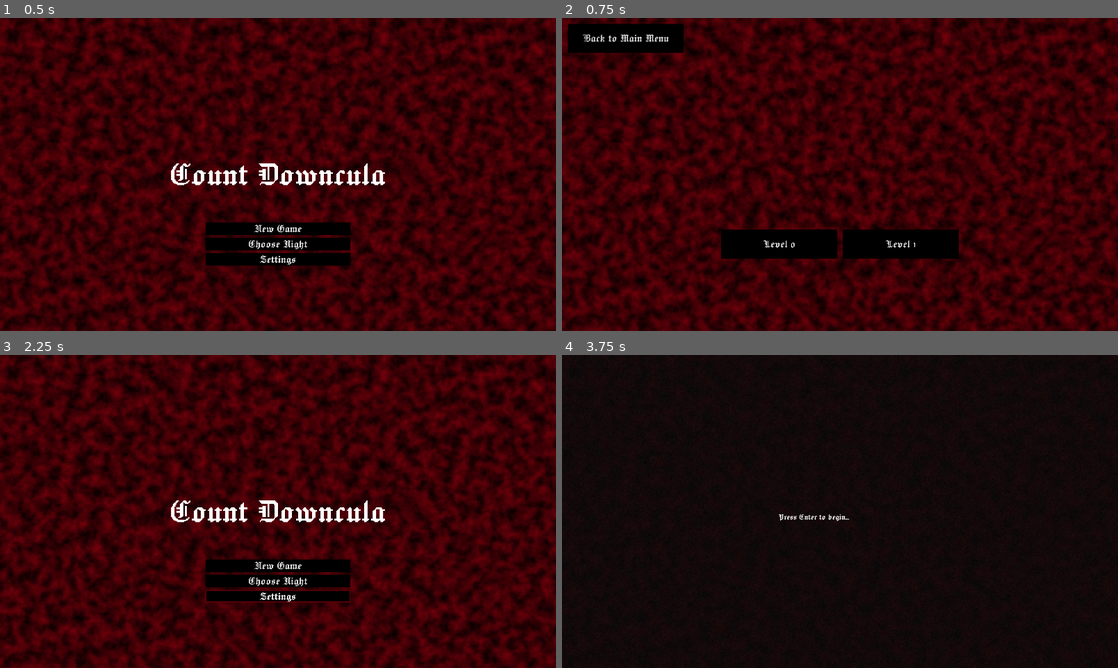
Above: before the commit, frames 1-4 (two rows, left to right).
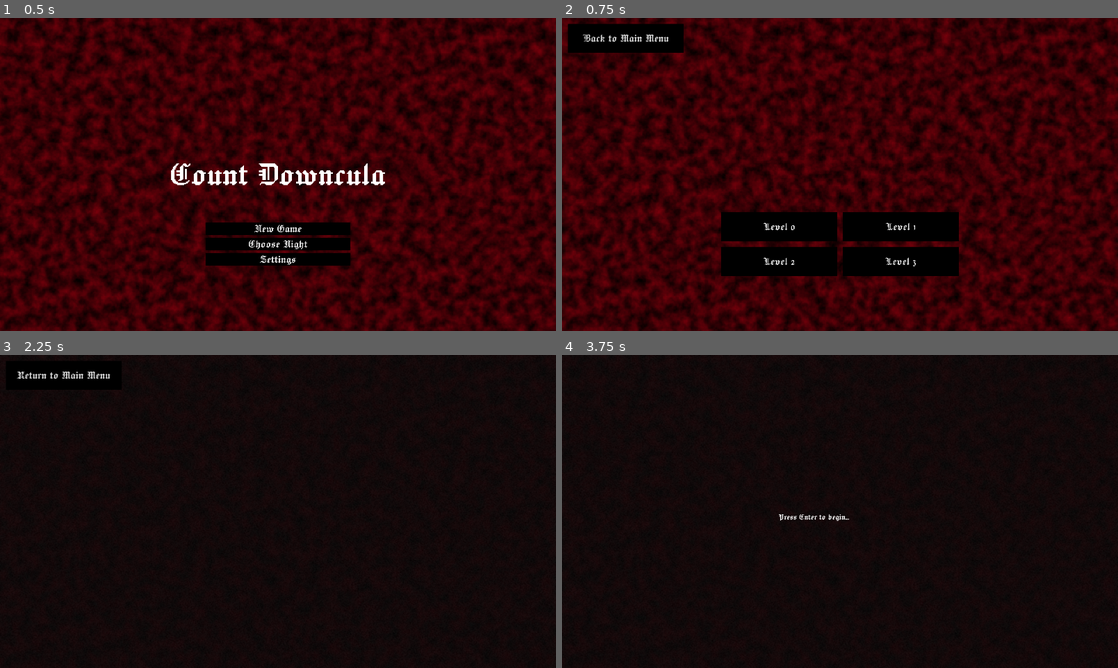
Above: after the commit, the same moments.

Repository: Agecaf/gmtk26-jamgame
Game: Godot game, scene res://main.tscn
The game is run twice, just before and just after one commit, with the same random seed, the same clock (stepped at 60 frames per second) and the same inputs.
Inputs (mouse positions are in pixels of both pictures, inside the frame that each line leads up to):
- Up to frame 1 (0.5 s): no input
- Up to frame 2 (0.75 s): click "Choose Night" at 0.5 s
- Up to frame 3 (2.25 s): click "Back to Main Menu" at 1.25 s; click "Settings" at 2 s
- Up to frame 4 (3.75 s): click (623, 373) at 2.75 s, where only the run after the commit has a clickable "Return to Main Menu"; click "New Game" at 3.5 s

Frame 1 is identical in both runs. In frame 2, 5.2% of the frame differs, in the area x 28-72%, y 62-83%; in frame 3, 82%, in the area x 0-100%, y 0-100%; in frame 4, less than 0.1%.

Commit message:
Settings Menu basics

Diff:
--- a/main.tscn
+++ b/main.tscn
@@ -5,6 +5,8 @@
 [ext_resource type="PackedScene" uid="uid://cgqp5q7pdwn8e" path="res://menu/menu.tscn" id="1_ig7tw"]
 [ext_resource type="PackedScene" uid="uid://ch1tr2so418f1" path="res://test/agecaf/test_level/agecaf_test_level.tscn" id="2_lquwl"]
 [ext_resource type="PackedScene" uid="uid://nig00vxjj215" path="res://test/agecaf/test_level/agecaf_test_level_2.tscn" id="3_7mycd"]
+[ext_resource type="PackedScene" uid="uid://dhtswkp275r17" path="res://test/parrot/parrot_test_level.tscn" id="4_5vw27"]
+[ext_resource type="PackedScene" uid="uid://dpswi3ihio6ui" path="res://test/zerok/zerok_test_level.tscn" id="5_kek77"]
 [ext_resource type="Theme" uid="uid://cyj05vdf0ga8u" path="res://assets/other/theme/game_theme.tres" id="6_7mycd"]
 
 [sub_resource type="Gradient" id="Gradient_5pj6p"]
@@ -48,7 +50,7 @@
 
 [node name="GameContainer" type="Node2D" parent="GameLayer" unique_id=1757171418]
 script = ExtResource("1_h2yge")
-levels = Array[PackedScene]([ExtResource("2_lquwl"), ExtResource("3_7mycd")])
+levels = Array[PackedScene]([ExtResource("2_lquwl"), ExtResource("3_7mycd"), ExtResource("4_5vw27"), ExtResource("5_kek77")])
 
 [node name="FrontLayer" type="CanvasLayer" parent="." unique_id=2097345781]
 
--- a/menu/black_frame.gd
+++ b/menu/black_frame.gd
@@ -1,6 +1,6 @@
 class_name BlackFrame extends Sprite2D
 
-var menus_with_black_frame: Array[StringName] = [&"PreLevelMenu", &"PauseMenu"]
+var menus_with_black_frame: Array[StringName] = [&"PreLevelMenu", &"PauseMenu", &"SettingsMenu"]
 var target_alpha: float = 0.0
 var fade_speed: float = 10.0
 
--- a/menu/main_menu/main_menu.gd
+++ b/menu/main_menu/main_menu.gd
@@ -12,6 +12,8 @@
 	# Connect signals
 	level_select_button.pressed.connect(Game.menu.go_to.bind(&"LevelSelectMenu"))
 	new_game_button.pressed.connect(new_game)
+	settings_button.pressed.connect(Game.menu.go_to.bind(&"SettingsMenu"))
+
 
 
 func new_game() -> void:
--- a/menu/menu.tscn
+++ b/menu/menu.tscn
@@ -6,6 +6,7 @@
 [ext_resource type="PackedScene" uid="uid://dy614mqoly7d6" path="res://menu/pre_level_menu/pre_level_menu.tscn" id="2_pbjm4"]
 [ext_resource type="PackedScene" uid="uid://diwphwo5ohcpl" path="res://menu/game_menu/game_menu.tscn" id="5_svuvw"]
 [ext_resource type="PackedScene" uid="uid://cp3hgsjrl86gc" path="res://menu/pause_menu/pause_menu.tscn" id="6_juveg"]
+[ext_resource type="PackedScene" uid="uid://gvund5ygpmyq" path="res://menu/settings_menu/settings_menu.tscn" id="7_v6yed"]
 
 [node name="Menu" type="Control" unique_id=1014980614]
 layout_mode = 3
@@ -30,3 +31,6 @@
 
 [node name="PauseMenu" parent="." unique_id=1511717423 instance=ExtResource("6_juveg")]
 layout_mode = 1
+
+[node name="SettingsMenu" parent="." unique_id=1201213593 instance=ExtResource("7_v6yed")]
+layout_mode = 1
--- a/menu/pause_menu/pause_menu.gd
+++ b/menu/pause_menu/pause_menu.gd
@@ -10,6 +10,8 @@
 	# Connect
 	continue_button.pressed.connect(Game.menu.go_to.bind(&"GameMenu"))
 	return_to_main_button.pressed.connect(Game.menu.go_to.bind(&"MainMenu"))
+	settings_button.pressed.connect(Game.menu.go_to.bind(&"SettingsMenu"))
+
 
 # Pause the game
 func start() -> void:
--- /dev/null
+++ b/menu/settings_menu/settings_menu.gd
@@ -0,0 +1,16 @@
+extends Control
+
+@onready var return_button: Button = %Return
+
+func _ready() -> void:
+	return_button.pressed.connect(return_to_previous)
+
+func return_to_previous() -> void:
+	Game.menu.go_to(Game.menu.previous_menu_name)
+
+
+func start() -> void:
+	if Game.menu.previous_menu_name == &"MainMenu":
+		return_button.text = "Return to Main Menu"
+	if Game.menu.previous_menu_name == &"PauseMenu":
+		return_button.text = "Return to Pause Menu"
--- /dev/null
+++ b/menu/settings_menu/settings_menu.tscn
@@ -0,0 +1,25 @@
+[gd_scene format=3 uid="uid://gvund5ygpmyq"]
+
+[ext_resource type="Script" uid="uid://cfny8v75vc21h" path="res://menu/settings_menu/settings_menu.gd" id="1_vnf3e"]
+
+[node name="SettingsMenu" type="Control" unique_id=1201213593]
+layout_mode = 3
+anchors_preset = 15
+anchor_right = 1.0
+anchor_bottom = 1.0
+grow_horizontal = 2
+grow_vertical = 2
+script = ExtResource("1_vnf3e")
+
+[node name="MarginContainer" type="MarginContainer" parent="." unique_id=1814196251]
+layout_mode = 0
+offset_right = 177.0
+offset_bottom = 51.0
+theme_override_constants/margin_left = 20
+theme_override_constants/margin_top = 20
+
+[node name="Return" type="Button" parent="MarginContainer" unique_id=512679799]
+unique_name_in_owner = true
+custom_minimum_size = Vector2(400, 100)
+layout_mode = 2
+text = "Back to Main Menu"
Not shown, added: menu/settings_menu/settings_menu.gd.uid
